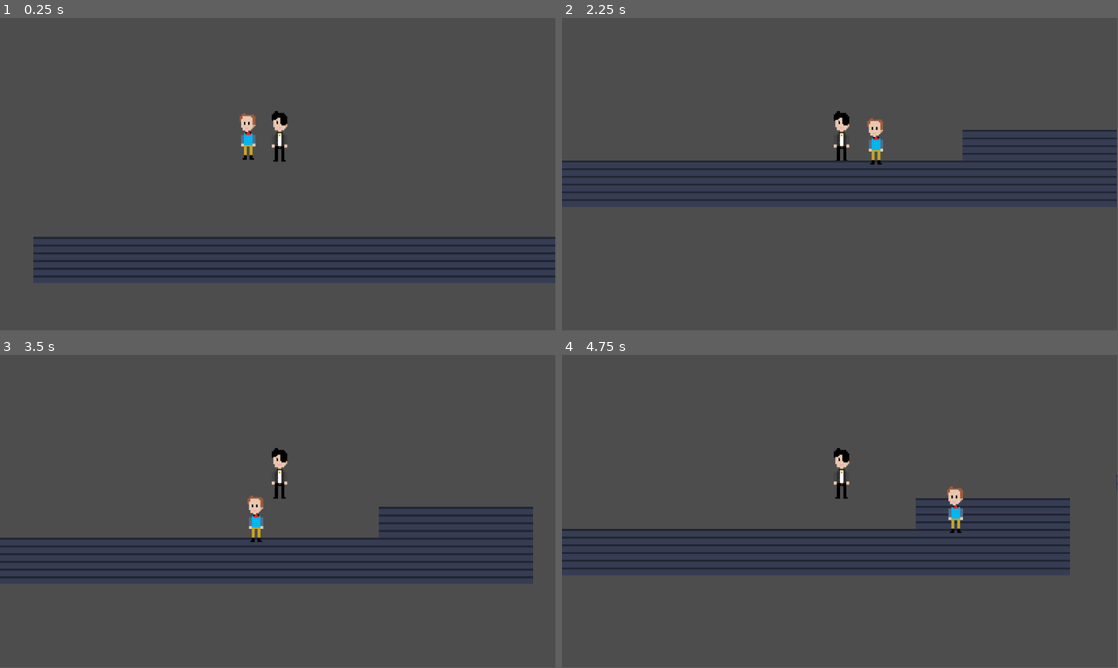
Above: before the commit, frames 1-4 (two rows, left to right).
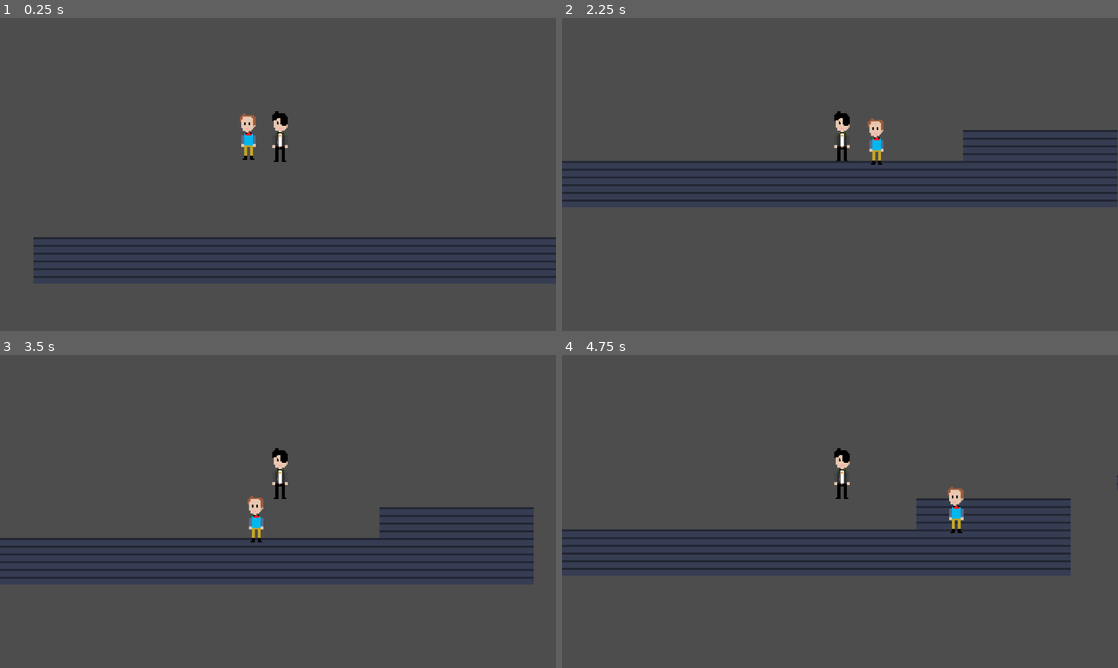
Above: after the commit, the same moments.

Repository: Jacob-Hawksley/Daydream-Game
Game: Godot game, scene res://main.tscn
The game is run twice, just before and just after one commit, with the same random seed, the same clock (stepped at 60 frames per second) and the same inputs. The engine's default icon, where the game draws it, is replaced by a stand-in: a white triangle on a blue panel in a dark square.
Inputs:
- Up to frame 1 (0.25 s): no input
- Up to frame 2 (2.25 s): tap Enter at 0.5 s; hold D (right) 0.53-2.03 s; tap Z (grabthrow) at 0.6, 2.1 s; tap Space (jump) at 0.77, 1.52 s; tap X (sacrifice) at 1.35 s; hold A (left) from 2.03 s (still down)
- Up to frame 3 (3.5 s): release A (left) at 2.78 s; hold D (right) from 2.78 s (still down); tap X (sacrifice) at 2.85 s; tap Space (jump) at 3.02 s
- Up to frame 4 (4.75 s): tap Z (grabthrow) at 3.6 s; tap Space (jump) at 3.77, 4.52 s; release D (right) at 4.28 s; hold A (left) from 4.28 s (still down); tap X (sacrifice) at 4.35 s
The window is 799x449 before the commit and 800x450 after it. Grey fills any space a smaller window leaves; there, only what the larger window draws over its background counts as a difference.

The runs differ from the first frame. In frame 1, 0.6% of the frame differs, in the area x 6-100%, y 29-84%; in frame 2, 0.8%; in frame 3, 0.5%; in frame 4, 1.4%, in the area x 0-100%, y 29-69%.

Commit message:
Update project.godot

Diff:
--- a/new-game-project/project.godot
+++ b/new-game-project/project.godot
@@ -18,6 +18,11 @@
 [autoload]
 
 Main="*res://main.gd"
+
+[display]
+
+window/size/mode=3
+window/stretch/mode="viewport"
 
 [editor_plugins]
 
@@ -53,5 +58,6 @@
 
 [rendering]
 
+textures/canvas_textures/default_texture_filter=0
 renderer/rendering_method="gl_compatibility"
 renderer/rendering_method.mobile="gl_compatibility"
